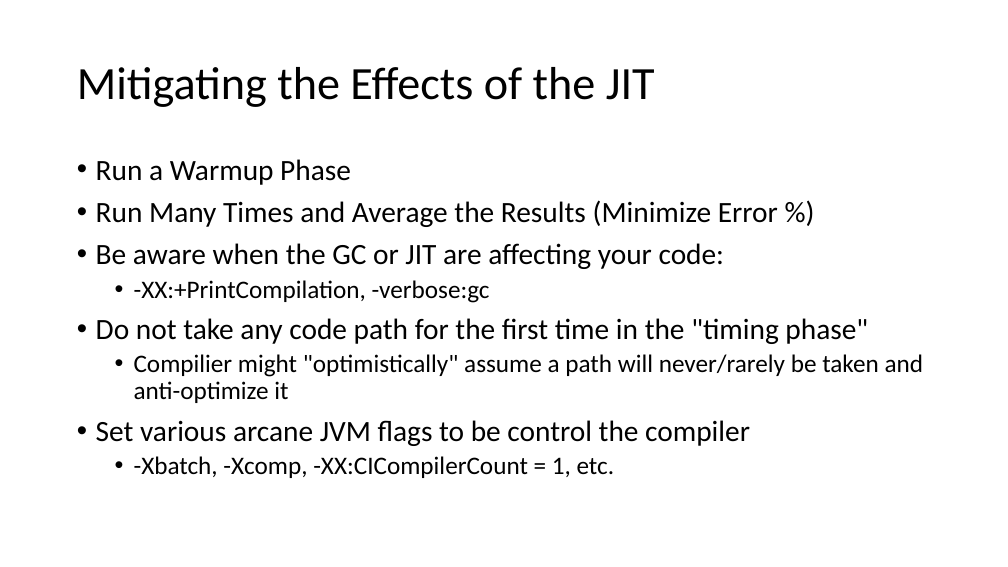
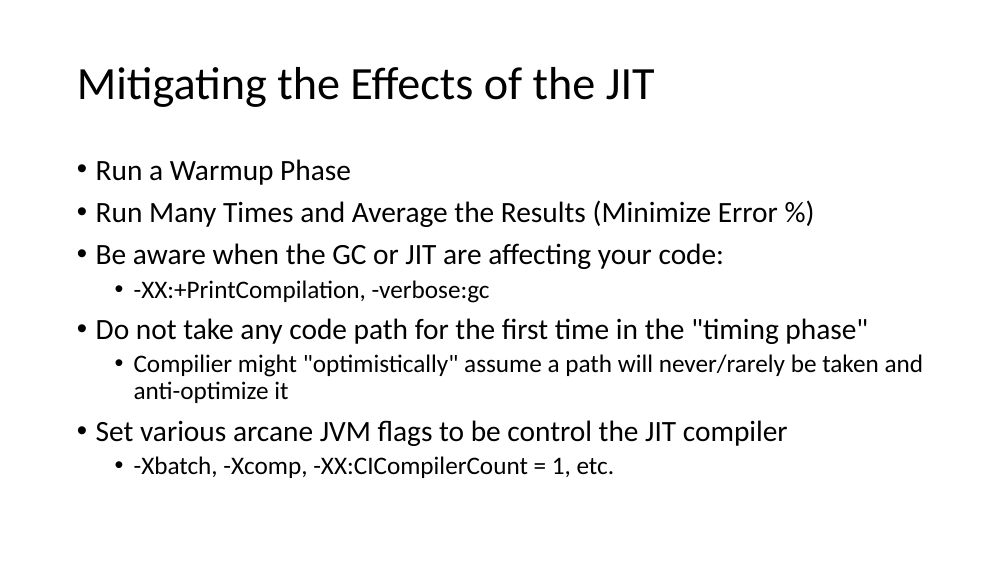
Before and after one commit to tresat/JMH-Presentation, a slide deck: slide 7 of doc/slides.pptx. Drawn at 1008x567 pixels with LibreOffice and Linux fonts; fonts in the diff are those of the drawing. Boxes give left, top, right and bottom in pixels: in the first picture for what was removed or moved away, otherwise in the second. Text is boxed around its words. In the diff, an @@ line names an element or a change of style, - is before the commit and + after.

```diff
--- a/doc/slides.pptx
+++ b/doc/slides.pptx
@@ text at <box>96,420,788,446</box>: text changed @@
-• Set various arcane JVM flags to be control the compiler
+• Set various arcane JVM flags to be control the JIT compiler
```
Also in this commit, not shown: 3 other slides changed, 2 slides added, 41 other files.
